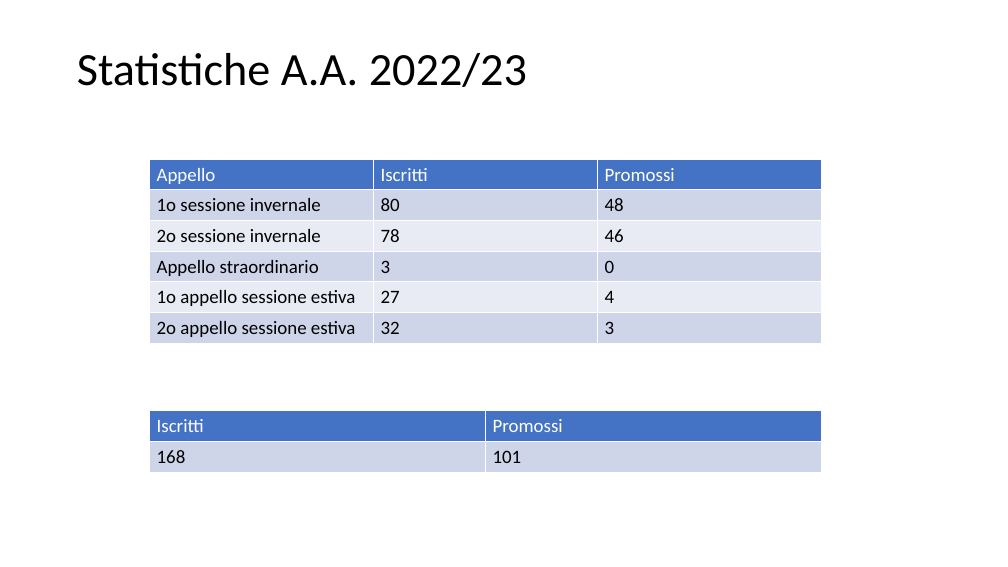
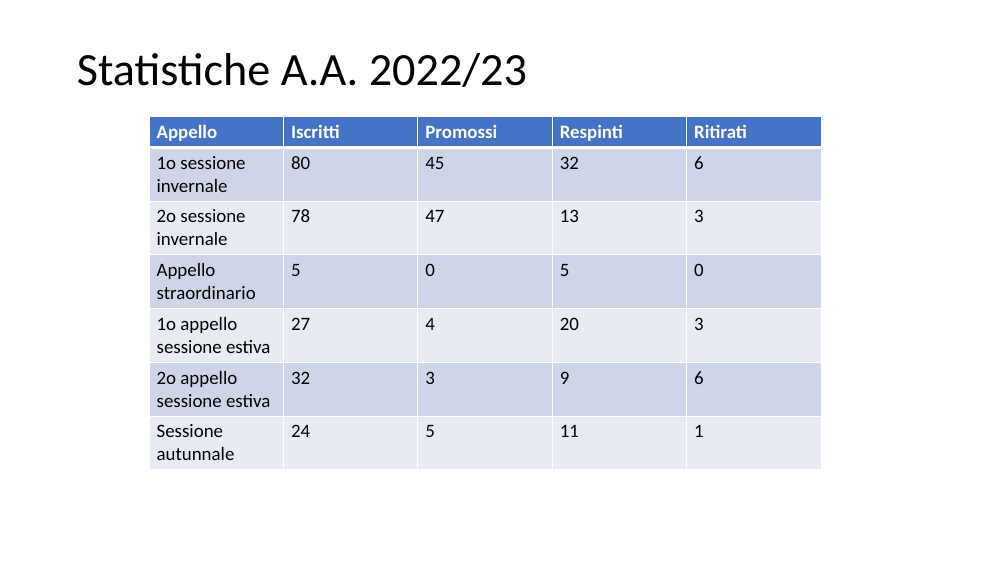
Before and after one commit to giuseppetomassetti/SdC, a slide deck: slide 9 of lezioni/organizzazione dell'insegnamento.pptx. Drawn at 1008x567 pixels with LibreOffice and Linux fonts; fonts in the diff are those of the drawing. Boxes give left, top, right and bottom in pixels: in the first picture for what was removed or moved away, otherwise in the second. Text is boxed around its words. In the diff, an @@ line names an element or a change of style, - is before the commit and + after.

```diff
--- a/lezioni/organizzazione dell'insegnamento.pptx
+++ b/lezioni/organizzazione dell'insegnamento.pptx
@@ table at <box>149,116,822,464</box> @@
-Appello | Iscritti | Promossi
-1o sessione invernale | 80 | 48
-2o sessione invernale | 78 | 46
-Appello straordinario | 3 | 0
-1o appello sessione estiva | 27 | 4
-2o appello sessione estiva | 32 | 3
+Appello | Iscritti | Promossi | Respinti | Ritirati
+1o sessione invernale | 80 | 45 | 32 | 6
+2o sessione invernale | 78 | 47 | 13 | 3
+Appello straordinario | 5 | 0 | 5 | 0
+1o appello sessione estiva | 27 | 4 | 20 | 3
+2o appello sessione estiva | 32 | 3 | 9 | 6
+Sessione autunnale | 24 | 5 | 11 | 1
@@ table: place and size @@
-table at <box>149,160,820,343</box>
+table at <box>149,116,822,464</box>
@@ table removed at <box>149,411,820,472</box>, 2 rows, 2 columns @@
-Iscritti | Promossi
-168 | 101
```
Also in this commit, not shown: 1 slide added, 5 other files.
